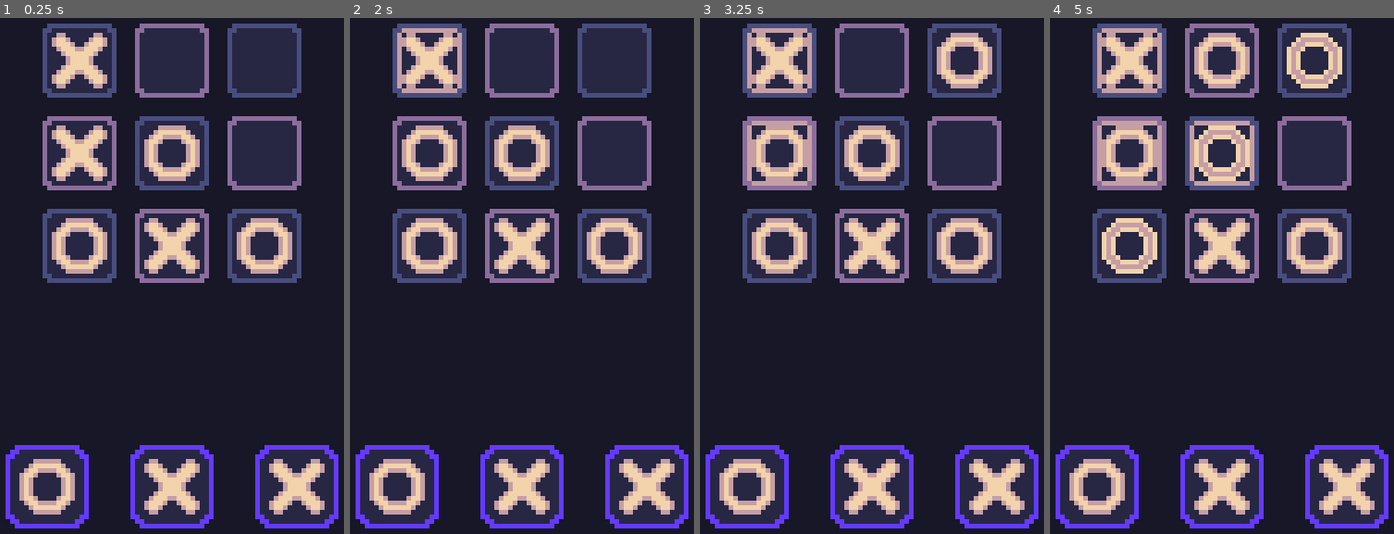
Above: before the commit, frames 1-4 (left to right).
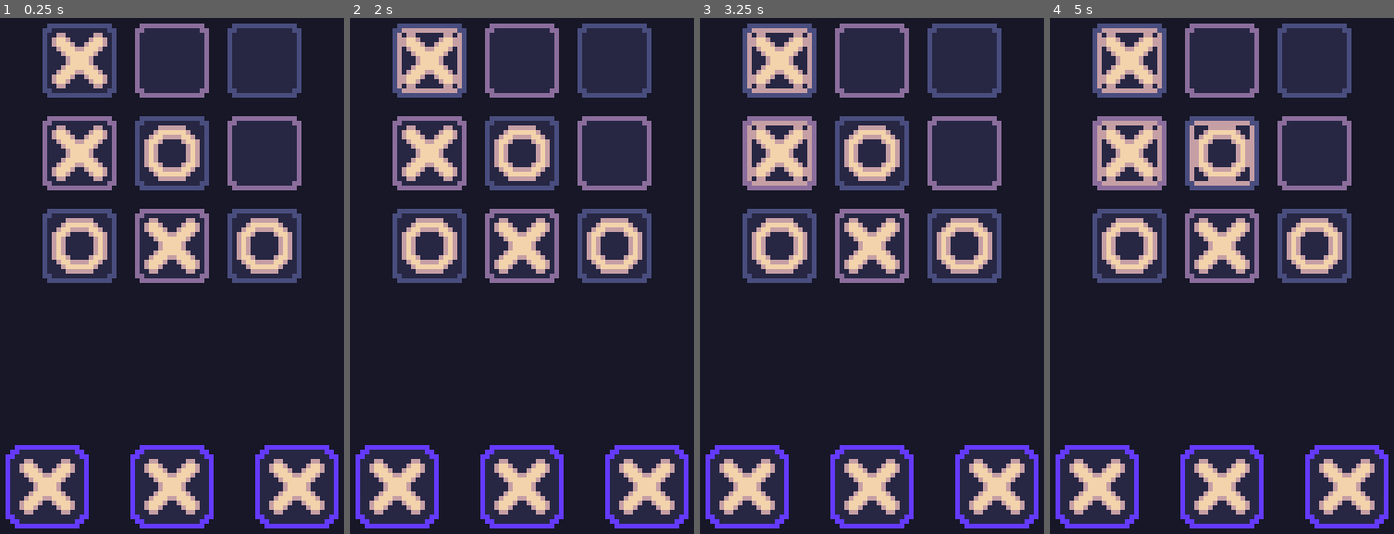
Above: after the commit, the same moments.

Repository: CasualShrub/TacTic
Game: Godot game, scene res://Scenes/DefaultScene.tscn
Two runs of this game, one before a commit and one after it. Both use one fixed random seed, a clock stepped at 60 frames per second and the inputs below.
Inputs (mouse positions are in pixels of both pictures, inside the frame that each line leads up to):
- Up to frame 1 (0.25 s): no input
- Up to frame 2 (2 s): tap Enter at 0.5 s; drag from (429, 59) to (504, 136) at 0.52 s; tap Space at 1.25 s; drag from (522, 59) to (429, 152) at 1.27 s
- Up to frame 3 (3.25 s): move the mouse to (964, 59) at 2.02 s; click (964, 59) at 2.1 s; drag from (779, 152) to (964, 59) at 2.77 s
- Up to frame 4 (5 s): drag from (1222, 152) to (1129, 245) at 3.52 s; drag from (1314, 152) to (1222, 59) at 4.27 s

The runs differ from the first frame. In frame 1, 1.4% of the frame differs, in the area x 5-22%, y 85-97%; in frame 2, 2.9%; in frame 3, 4.0%; in frame 4, 7.1%, in the area x 5-85%, y 2-97%.

Commit message:
Shapes can now be dragged from the CardPanel onto any tile in the grid

Diff:
--- /dev/null
+++ b/TacTic/Scenes/CardDragSprite.tscn
@@ -0,0 +1,9 @@
+[gd_scene load_steps=3 format=3 uid="uid://cogllvk8ig6q7"]
+
+[ext_resource type="SpriteFrames" uid="uid://ct2d8ju4ak2yy" path="res://SpriteFrames/Shape_SF.tres" id="1_h7225"]
+[ext_resource type="Script" path="res://Scripts/CardDragSprite.gd" id="2_8vj4w"]
+
+[node name="CardDrag" type="AnimatedSprite2D"]
+sprite_frames = ExtResource("1_h7225")
+animation = &"empty"
+script = ExtResource("2_8vj4w")
--- a/TacTic/Scenes/CardPanel.tscn
+++ b/TacTic/Scenes/CardPanel.tscn
@@ -1,10 +1,12 @@
-[gd_scene load_steps=2 format=3 uid="uid://qlowg4v7iuan"]
+[gd_scene load_steps=3 format=3 uid="uid://qlowg4v7iuan"]
 
 [ext_resource type="PackedScene" uid="uid://cd02bybthkh35" path="res://Scenes/Card.tscn" id="1_bl6jn"]
+[ext_resource type="Script" path="res://Scripts/CardPanel.gd" id="1_kg202"]
 
 [node name="CardPanel" type="Node2D"]
+script = ExtResource("1_kg202")
 
-[node name="Card" parent="." instance=ExtResource("1_bl6jn")]
+[node name="Card1" parent="." instance=ExtResource("1_bl6jn")]
 position = Vector2(9, 9)
 
 [node name="Card2" parent="." instance=ExtResource("1_bl6jn")]
--- a/TacTic/Scripts/Card.gd
+++ b/TacTic/Scripts/Card.gd
@@ -9,6 +9,8 @@
 
 @onready var BackgroundSprite = $BackgroundSprite
 @onready var ShapeSprite = $ShapeSprite
+
+signal card_dragged
 
 func _ready():
 	var random_int = randi_range(0,2)
@@ -22,9 +24,6 @@
 
 	ShapeSprite.play("%s" % shape_type)
 
-func _process(delta):
-	pass
-
 func _on_mouse_entered():
 	if !is_gone:
 		is_hovered = true
@@ -35,8 +34,11 @@
 		is_hovered = false
 		BackgroundSprite.play("%s_default" % "cardback")
 
-func _on_input_event(viewport, event, shape_idx):
+func _on_input_event(_viewport, event, _shape_idx):
 	if is_hovered:
 		if (event.is_pressed()):
 			is_gone = true
 			BackgroundSprite.play("%s_dissapear" % "cardback")
+			ShapeSprite.visible = false
+
+			emit_signal("card_dragged", shape_type)
--- /dev/null
+++ b/TacTic/Scripts/CardDragSprite.gd
@@ -0,0 +1,13 @@
+extends AnimatedSprite2D
+
+var shape_type = "empty"
+
+func _ready():
+	self.play("%s" % shape_type)
+	pass
+
+func _process(_delta):
+	global_position = get_global_mouse_position()
+
+	if Input.is_action_just_released("click"):
+		queue_free()
--- /dev/null
+++ b/TacTic/Scripts/CardPanel.gd
@@ -0,0 +1,10 @@
+extends Node2D
+
+var card_slot_count = 0
+var card_array = []
+
+func _ready():
+	for child in get_children():
+		if child is Area2D:
+			card_array.append(child)
+	card_slot_count = card_array.size()
--- a/TacTic/Scripts/DefaultScene.gd
+++ b/TacTic/Scripts/DefaultScene.gd
@@ -1,6 +1,7 @@
 extends Node2D
 
 @onready var TileGrid = $TileGrid
+@onready var CardPanel = $CardPanel
 
 
 func _ready():
@@ -8,12 +9,23 @@
 
 	TileGrid.connect("game_end_signal", Callable(self, 	"on_game_end"))
 
-	for i in TileGrid.tile_count:
-		var tile = get_node("TileGrid/Tile%d" % (i+1) )
+	for tile in TileGrid.tile_array:
 		tile.connect("shape_added",Callable(self,"on_shape_added"))
+		tile.connect("card_dropped",Callable(self,"on"))
 
-func on_shape_added(shape):
+	for card_slot in CardPanel.card_array:
+		card_slot.connect("card_dragged",Callable(self, "on_card_dragged"))
+
+func on_card_dragged(shape_type):
+	var dragPreview = load("res://Scenes/CardDragSprite.tscn").instantiate()
+	dragPreview.shape_type = shape_type
+	add_child(dragPreview)
+
+	for tile in TileGrid.tile_array:
+		tile.shape_being_dragged = shape_type
+
+func on_shape_added(_shape):
 	TileGrid.evaluate_grid()
 
 func on_game_end():
-	print("bruh")
+	print("game is over bruh")
--- a/TacTic/Scripts/Tile.gd
+++ b/TacTic/Scripts/Tile.gd
@@ -3,6 +3,8 @@
 var tile_type = 0
 var tile_id = Vector2(0,0)
 var shape_type = "empty"
+
+var shape_being_dragged = "empty"
 
 var has_object = false
 var is_hovered = false
@@ -12,6 +14,8 @@
 
 signal shape_added(shape)
 
+signal card_dropped(is_valid_drop)
+
 func set_variant(value):
 	tile_type = value
 	BackgroundSprite.play("variant%d" % tile_type)
@@ -19,6 +23,10 @@
 func set_shape(value):
 	has_object = true;
 	shape_type = value
+
+	if (shape_being_dragged != "empty"):
+		shape_being_dragged = "empty"
+
 	ObjectSprite.play("%s" % shape_type)
 	emit_signal("shape_added", shape_type)
 
@@ -30,8 +38,12 @@
 		if (event.is_pressed()):
 			BackgroundSprite.play("variant%d_clicked" % tile_type)
 		elif (event is InputEventMouseButton && event.is_action_released("click")):
-			BackgroundSprite.play("variant%d" % tile_type)
-			set_shape("O")
+			if (!has_object):
+				BackgroundSprite.play("variant%d" % tile_type)
+				set_shape(shape_being_dragged)
+			else:
+				#emit signal to return shape to original container
+				pass
 
 func _on_Tile_mouse_entered():
 	is_hovered = true
